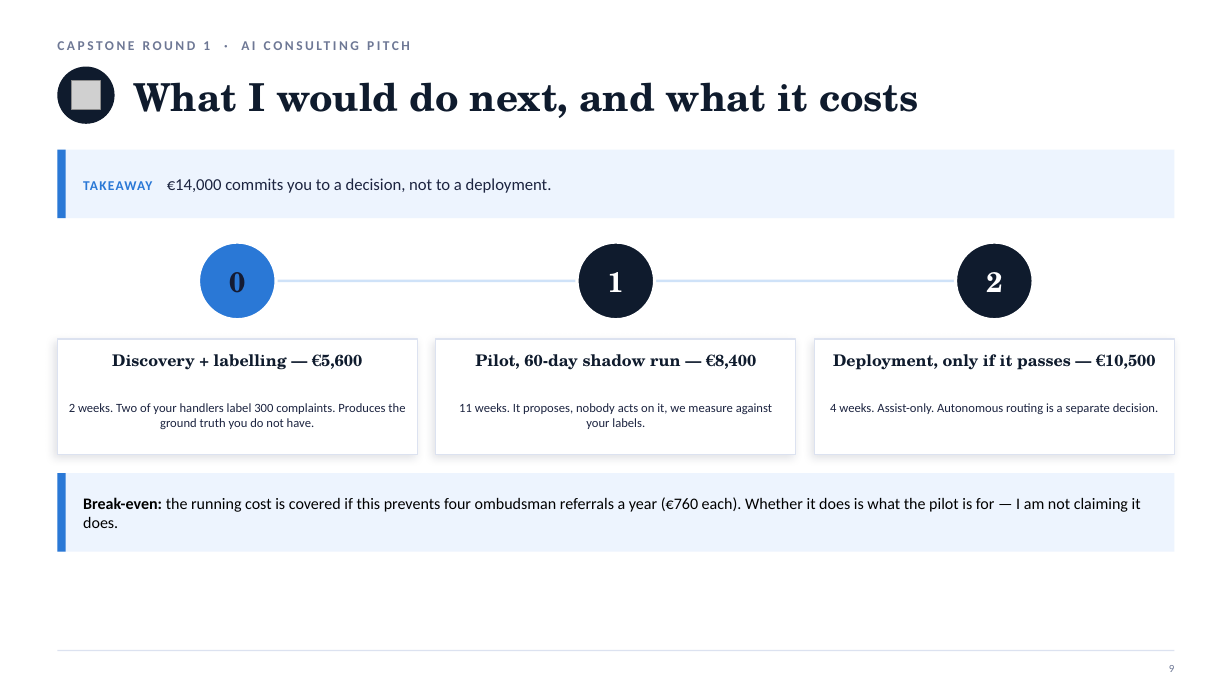
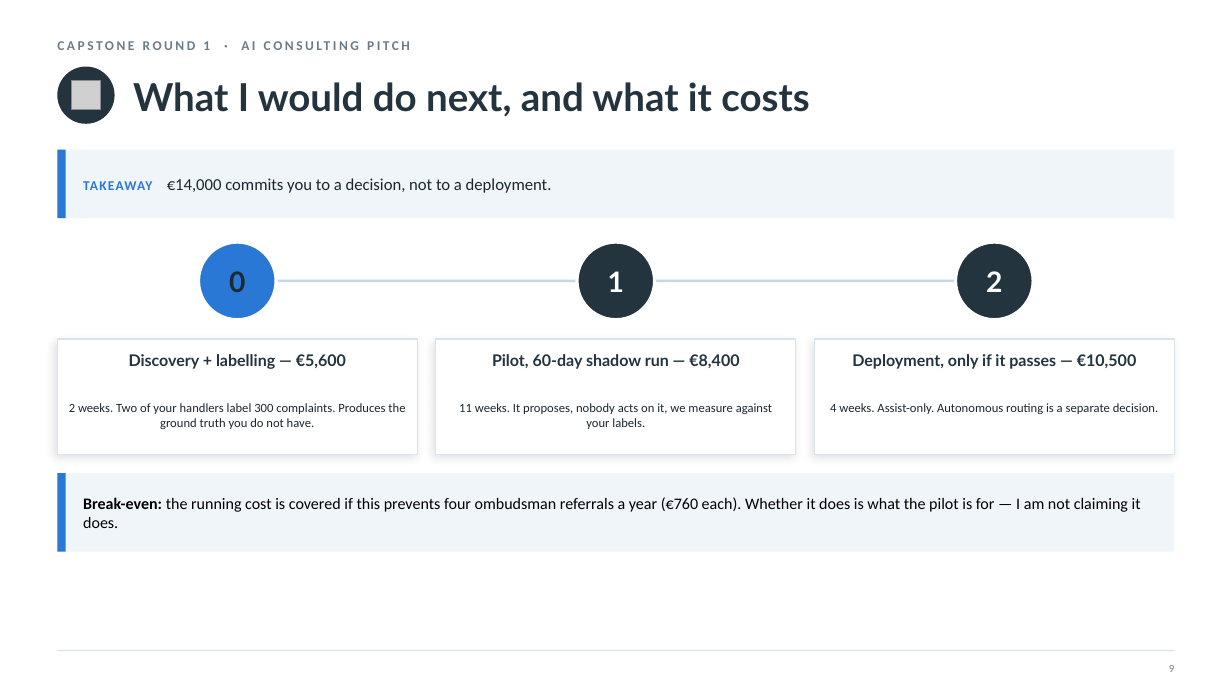
Before and after one commit to nyelugo/PROJECT-Capstone-AI-Consulting, a slide deck: slide 10 of presentation/round1_pitch.pptx. Drawn at 1232x693 pixels with LibreOffice and Linux fonts; fonts in the diff are those of the drawing; grey boxes stand for pictures. Boxes give left, top, right and bottom in pixels: in the first picture for what was removed or moved away, otherwise in the second. Text is boxed around its words. In the diff, an @@ line names an element or a change of style, - is before the commit and + after.

```diff
--- a/presentation/round1_pitch.pptx
+++ b/presentation/round1_pitch.pptx
@@ rectangle at box(57, 150, 1175, 218): fill #EDF4FE to #EFF5F9 @@
@@ text "TAKEAWAY €14,000 commits you to ..." at box(83, 178, 552, 193): text colour #1C2440 to #1B2730 in "€14,000 commits you to a decision, not ..." @@
@@ text "0" at box(229, 271, 245, 292): font TeX Gyre Schola to Lato, text colour #141B33 to #1D2A32 @@
@@ text "1" at box(608, 271, 624, 292): font TeX Gyre Schola to Lato @@
@@ text "2" at box(986, 271, 1002, 292): font TeX Gyre Schola to Lato @@
@@ fill #0F1B2D to #24343F in 3 elements at box(57, 67, 115, 124), box(578, 242, 655, 320), box(956, 242, 1033, 320) @@
@@ line (238, 281) - (994, 281): stroke #CFE2F8 2 pt to #C6D8E4 2 pt @@
@@ outline #DCE2F0 1 pt to #D9E3EA 1 pt in 3 elements at box(57, 339, 418, 455), box(436, 339, 797, 455), box(814, 339, 1175, 455) @@
@@ font TeX Gyre Schola to Lato, text colour #0F1B2D to #24343F in 4 elements at box(133, 82, 809, 117), box(129, 354, 346, 369), box(492, 354, 739, 369), box(852, 354, 1136, 369) @@
@@ text colour #1C2440 to #1B2730 in 3 elements at box(69, 403, 405, 429), box(459, 403, 772, 429), box(830, 403, 1158, 414) @@
```
Also in this commit, not shown: 13 other slides changed, 2 other files.
